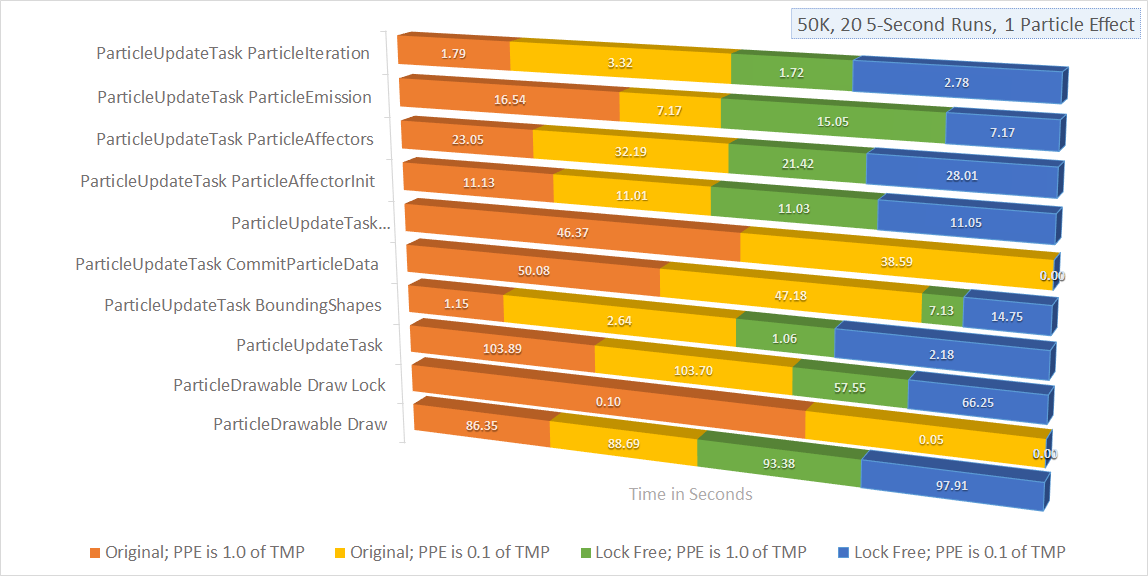
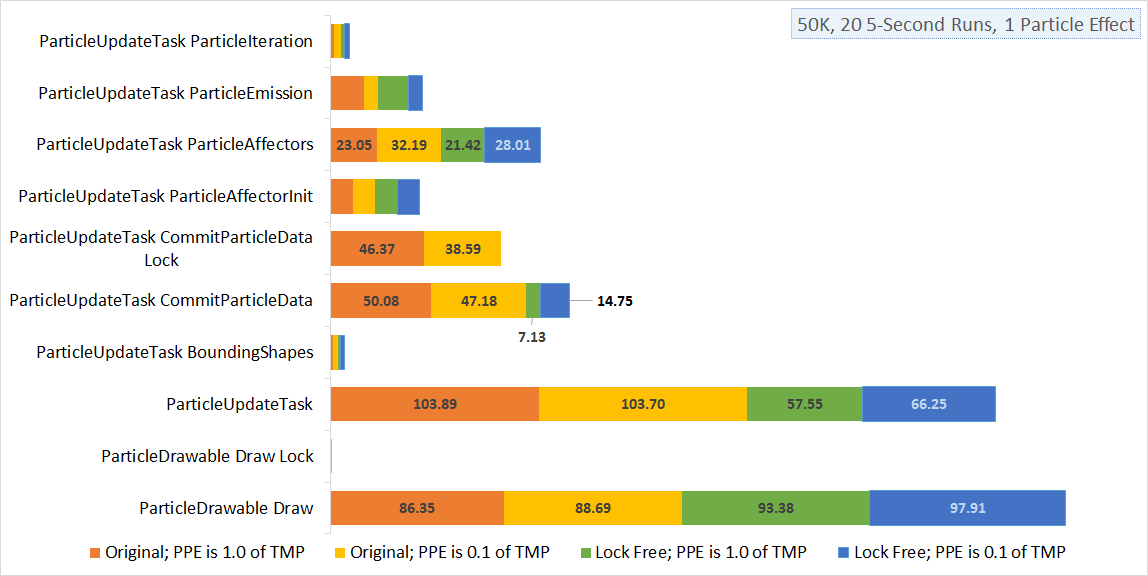
Two versions of the same layered image (1148px x 576px). Layer-by-layer changes:
added layer "Layer 3" above "Layer 2" over [10, 15, 1070, 561]
